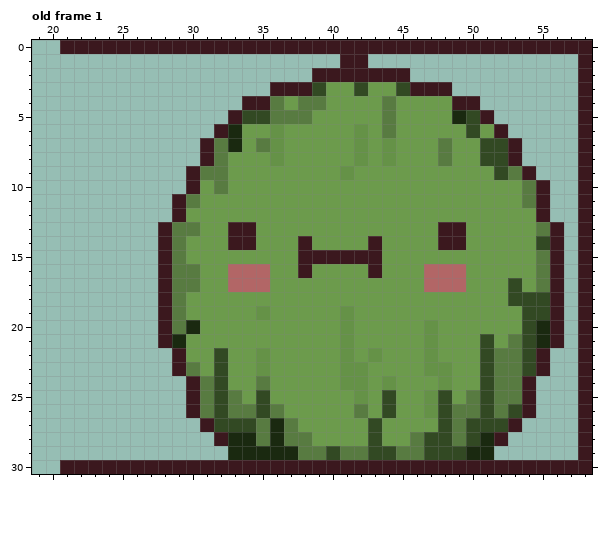
Pixel-art file, stored at MitybosPrograma/Assets/Sprites/Vitamin/OrdersUI.aseprite. This is how it looked before the edit.
59x31 pixels, 5 frames. Shown: old frame 1: x 19..58, y 0..30. The commit also changed other frames, which this record leaves out.
Once edited:
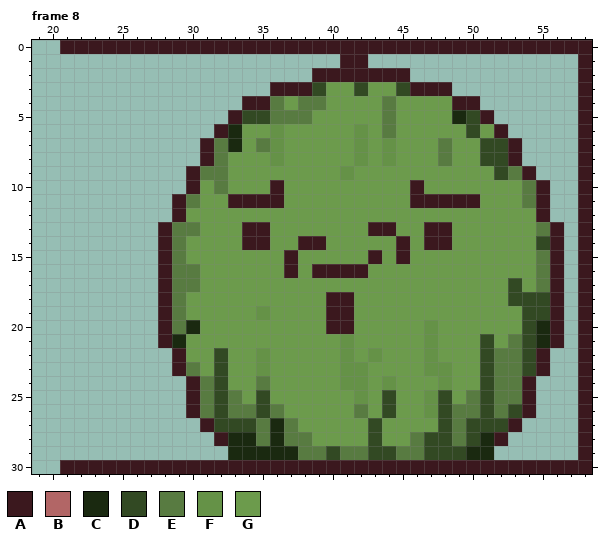
Palette (. is transparent): A #3b181e  B #b26666  C #1a2910  D #324923  E #587b41  F #659247  G #6c9b4c
A new or re-ordered frame is compared with the old frame closest to it.
Edits made:
frames 5 -> 8
layer "Face" added
Changed rows in their new state; - is an unchanged pixel.
Frame 8 is new; against old frame 1, layers "Face", "Character":
first column x 33:
10 ---A---------A----
11 AAAA---------AAAAA
13 G-A-------AA--A-G-
14 G-A---A---G-A-A-G-
15 ----AGGGGG--A-----
16 GGG-AGAAAAG---GGG-
17 GGG-----------GGG-
18 -------AA---------
19 -------AA---------
20 -------AA---------
Changed places in both pictures, as pixel boxes (x1, y1, x2, y2):
changed: (228, 180, 480, 334)
